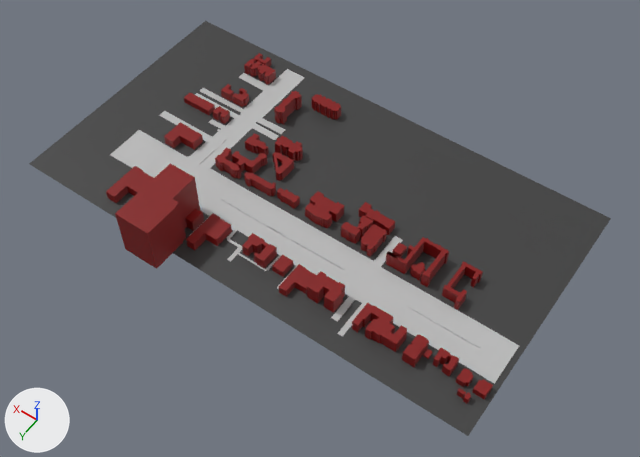
A saved change to the FBX model Assets/Models/GNVScene.fbx.
The view is the same before and after, from a camera (50 mm lens) standing at (-12.5, 16.8, 24.4) and looking at (-1.4, 1.2, -0.1). The lights are fixed; the arrows at lower left show +X, +Y and +Z. Where no turn or scale is listed for an object, it has been applied to the vertices. Vertices at the same position are counted once.

Objects in the first picture: 'Buildings3', 'Plane', 'Road_re'.
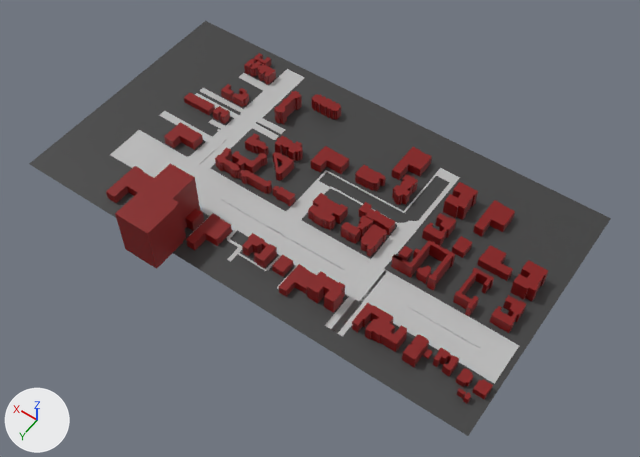
Changed parts and their boxes [x1, y1, x2, y2] in the pictures (640 x 457 px; the box of a moved part takes in the faces that stretch with it):
'Buildings3', reshaped (14% wider): before [106, 53, 493, 404]; after [106, 53, 548, 404]
part 1 of me_mesh, built on: before [267, 211, 403, 322]; after [267, 168, 460, 333]
part 2 of me_mesh_002, added (red): after [392, 175, 418, 205]
part 3 of me_mesh_002, added (red): after [355, 165, 386, 191]
part 4 of me_mesh_002, added (red): after [311, 146, 349, 174]
part 5 of me_mesh_002, added (red): after [422, 213, 456, 246]
part 6 of me_mesh_002, added: after [452, 236, 472, 258]
part 7 of me_mesh_002, added (red): after [477, 245, 513, 281]
part 8 of me_mesh_002, added (red): after [443, 182, 478, 220]
part 9 of me_mesh_002, added (red): after [473, 200, 515, 237]
part 10 of me_mesh_002, added (red): after [510, 260, 548, 302]
part 11 of me_mesh_002, added (red): after [490, 295, 526, 333]
part 12 of me_mesh_002, added (red): after [392, 147, 432, 180]
part 13 of me_mesh_002, moved or reshaped: before [244, 172, 344, 228]; after [240, 170, 348, 230]
part 14 of me_mesh_002, moved or reshaped: before [385, 237, 483, 310]; after [391, 240, 494, 316]

The change, as a list of edits to the scene's bpy script:
```text
Change me_mesh_002:
    remove me_mesh_002.from_pydata(...)  # 2688 vertices, 3053 faces; spans x -7.9..7.9, y -5.2..5.2, z -1.0..1.0
    add me_mesh_002.from_pydata(...)  # 3304 vertices, 3755 faces; spans x -7.9..7.9, y -5.2..5.2, z -1.0..1.0
    me_mesh_002 part 2: the loose piece of 80 vertices spanning x 2.4..3.5, y -2.0..-1.4, z -1.0..-0.5 is copied, and the copy is turned -91.4 degrees about the z axis through its middle, then moved by (-4.6, -0.8, 0.0); it spans x -1.9..-1.3, y -3.0..-1.9, z -1.0..-0.5
    me_mesh_002 part 3: the loose piece of 224 vertices spanning x -2.2..-1.6, y -0.4..0.6, z -1.0..-0.6 is copied, and the copy is turned 89.6 degrees about the z axis through its middle, then moved by (1.6, -2.3, 0.0); it spans x -0.8..0.2, y -2.5..-1.9, z -1.0..-0.6
    me_mesh_002 part 4: the loose piece of 16 vertices spanning x 6.0..7.1, y -0.3..0.6, z -1.0..-0.6 is copied, and the copy is moved by (-5.2, -2.2, 0.0); it spans x 0.8..1.9, y -2.5..-1.6, z -1.0..-0.6
    me_mesh_002 part 5: the loose piece of 50 vertices spanning x 0.5..1.5, y 2.3..3.1, z -1.0..-0.5 is copied, and the copy is turned -89.6 degrees about the z axis through its middle, then moved by (-4.5, -4.4, 0.0); it spans x -3.9..-3.1, y -2.2..-1.2, z -1.0..-0.5
    me_mesh_002 part 6: a new loose piece, a box spanning x -4.75..-4.3, y -1.8..-1.22, z -0.97..-0.67, in mat_buildings2 (red #820000)
    me_mesh_002 part 7: the loose piece of 16 vertices spanning x -1.3..-0.5, y 2.4..3.5, z -1.0..-0.6 is copied, and the copy is turned 90.8 degrees about the z axis through its middle, then moved by (-5.0, -4.6, 0.0); it spans x -6.4..-5.3, y -2.0..-1.2, z -1.0..-0.6
    me_mesh_002 part 8: the loose piece of 70 vertices spanning x -2.4..-1.4, y 2.4..3.1, z -1.0..-0.3 is copied, and the copy is turned -89.2 degrees about the z axis through its middle, then moved by (-1.6, -5.9, 0.0); it spans x -3.9..-3.1, y -3.6..-2.6, z -1.0..-0.3
    me_mesh_002 part 9: the loose piece of 16 vertices spanning x 2.4..3.2, y 2.4..3.8, z -1.0..-0.6 is copied, and the copy is moved by (-7.7, -6.2, 0.0); it spans x -5.3..-4.5, y -3.8..-2.4, z -1.0..-0.6
    me_mesh_002 part 10: the loose piece of 70 vertices spanning x -2.4..-1.4, y 2.4..3.1, z -1.0..-0.3 is copied, and the copy is turned -89.2 degrees about the z axis through its middle, then moved by (-5.2, -4.2, 0.0); it spans x -7.5..-6.7, y -2.0..-0.9, z -1.0..-0.3
    me_mesh_002 part 11: the loose piece of 50 vertices spanning x 0.5..1.5, y 2.3..3.1, z -1.0..-0.5 is copied, and the copy is turned -89.6 degrees about the z axis through its middle, then moved by (-8.1, -2.7, 0.0); it spans x -7.4..-6.7, y -0.5..0.5, z -1.0..-0.5
    me_mesh_002 part 12: the loose piece of 16 vertices spanning x 2.4..3.2, y 2.4..3.8, z -1.0..-0.6 is copied, and the copy is moved by (-4.0, -6.8, 0.0); it spans x -1.6..-0.8, y -4.4..-2.9, z -1.0..-0.6
    me_mesh_002 part 13: 163 vertices moved from x -0.4..3.4, y -0.5..0.5, z -1.0..-0.5 to x -0.5..3.6, y -0.5..0.5, z -1.0..-0.5; 75 vertices removed from x 0.4..3.1, y -0.4..0.5, z -1.0..-0.5; 75 vertices added at x -0.5..3.5, y -0.4..0.5, z -1.0..-0.5
    me_mesh_002 part 14: 134 vertices moved from x -5.7..-2.7, y -0.8..0.7, z -1.0..-0.4 to x -6.1..-2.9, y -0.9..0.7, z -1.0..-0.4; 62 vertices removed from x -5.1..-3.1, y -0.9..0.5, z -1.0..-0.4; 62 vertices added at x -6.1..-3.6, y -0.8..0.5, z -1.0..-0.4
Change me_mesh:
    remove me_mesh.from_pydata(...)  # 3037 vertices, 2881 faces; spans x -8.1..8.1, y -4.8..4.8, z 0.0
    add me_mesh.from_pydata(...)  # 3266 vertices, 3090 faces; spans x -8.1..8.1, y -4.8..4.8, z 0.0
    me_mesh part 1: 114 vertices moved from x -2.9..0.7, y -0.2..3.9, z 0.0 to x -3.2..1.1, y -1.2..4.2, z 0.0; 101 vertices removed from x -3.2..0.7, y -0.2..3.9, z 0.0; 330 vertices added at x -3.2..1.2, y -3.8..4.2, z 0.0
```
